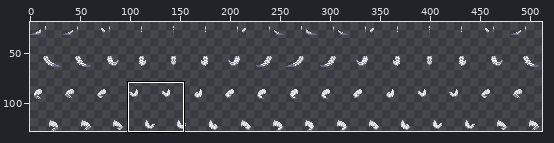
Two states of a sprite sheet, Resources/Textures/Mobs/Customization/reptilian_parts.rsi/tail_ltiger_wagging.png. Above: a wide view before the commit, with the close-up outlined.
Close-up. As it was:
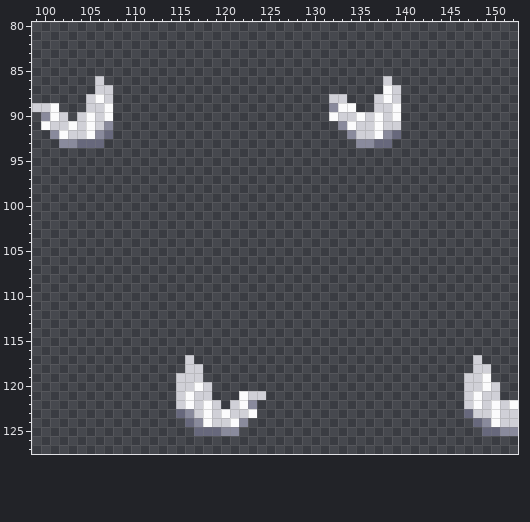
The file is 512x128 pixels. Pixels under 10% opacity are left out. Colours within 5 levels of each other are drawn and written as one. Shown: x 99..152, y 80..127. The wide view leaves out empty margins. The commit also changed other parts of the picture, which this record leaves out.
After:
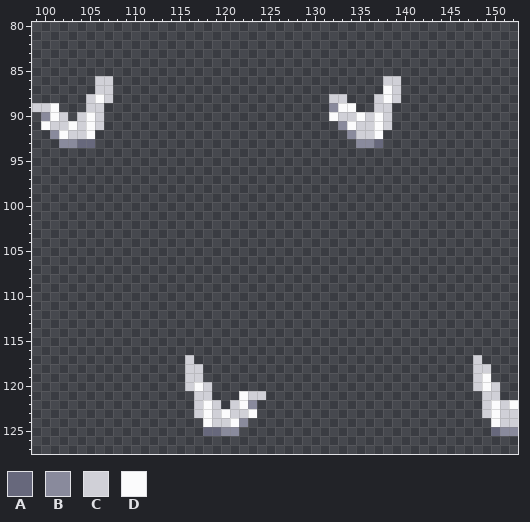
Palette (. is transparent): A #67687c  B #898a9c  C #d0d0d7  D #fbfbfc
What changed:
The author put colour C in row 86 at x 107 and 139.
The edit erases colour A in row 92 at x 107 and 139; in row 93 at x 106 and 138; in row 123 at x 115 and 147; in row 124 at x 116 and 148; in row 125 at x 117 and 149.
The edit erases colour B in row 91 at x 107; in row 92 at x 106 and 138; in row 123 at x 116; in row 124 at x 117 and 149.
The edit erases colour C in row 91 at x 139; in rows 119 to 122 at x 115 and 147; in row 123 at x 148.
The edit erases colour D in rows 89 to 90 at x 107 and 139; in rows 121 to 122 at x 116 and 148.
Where, in picture pixels (left, top, right, bottom), the same in both close-ups:
changed: (95, 76, 113, 148)
changed: (383, 76, 401, 148)
erased: (176, 373, 203, 436)
erased: (464, 373, 491, 436)
